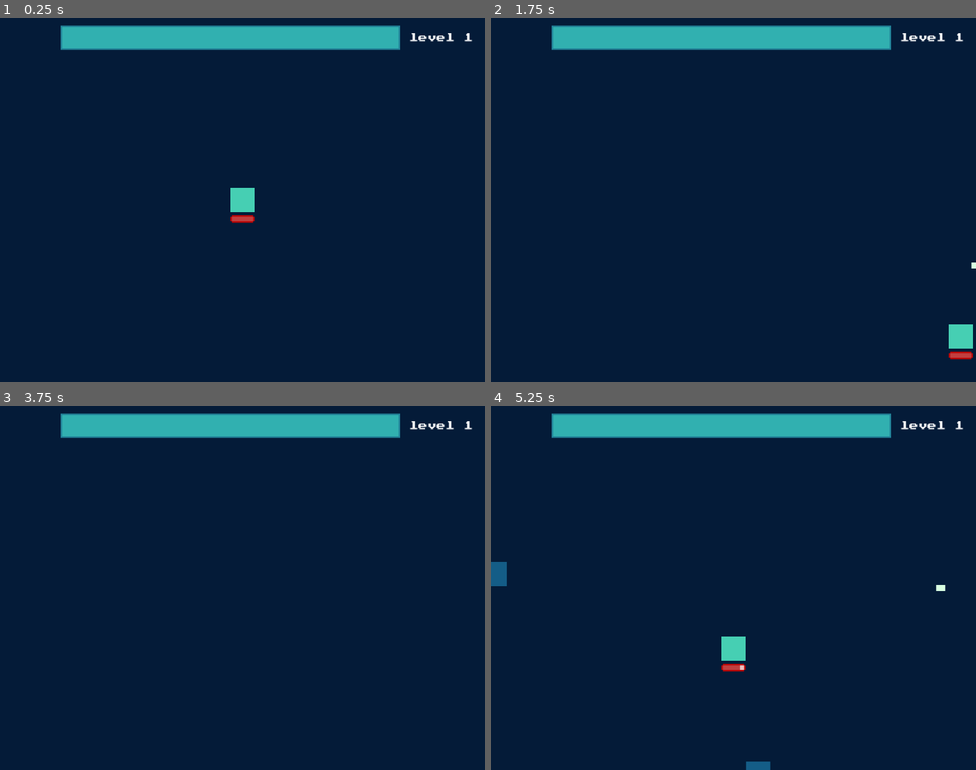
Above: before the commit, frames 1-4 (two rows, left to right).
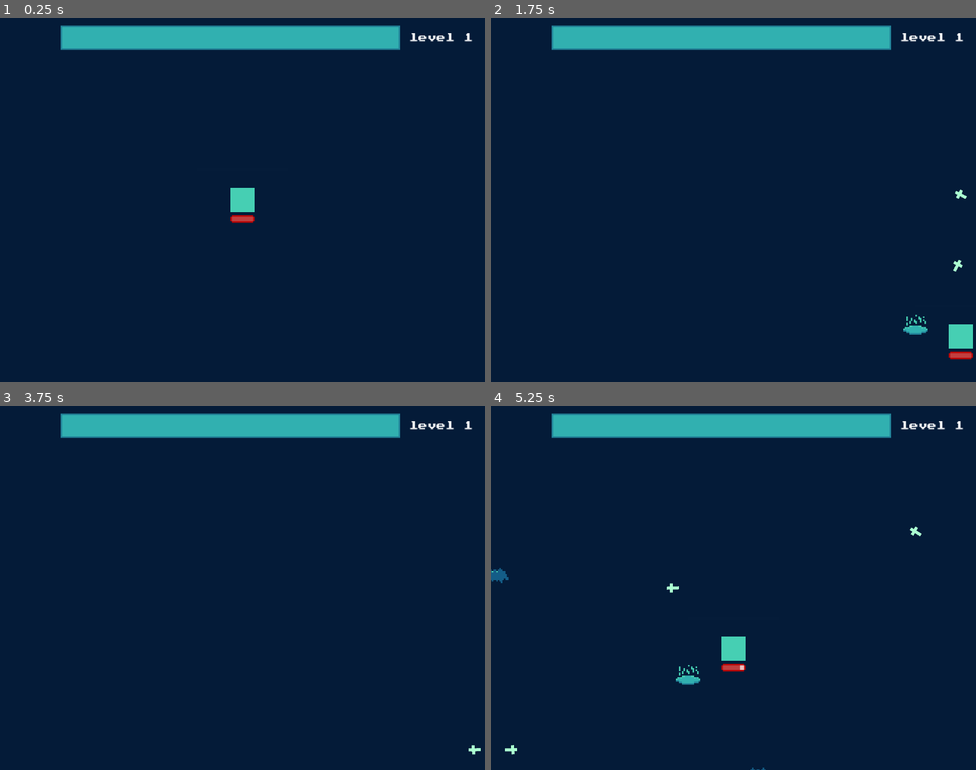
Above: after the commit, the same moments.

Repository: luisgthub/bheaven
Game: Godot game, scene res://main.tscn
The game is run twice, just before and just after one commit, with the same random seed, the same clock (stepped at 60 frames per second) and the same inputs.
Inputs:
- Up to frame 1 (0.25 s): no input
- Up to frame 2 (1.75 s): tap Enter at 0.5 s; hold D (right) 0.53-1.28 s; hold S (down) from 1.28 s (still down)
- Up to frame 3 (3.75 s): release S (down) at 2.03 s; hold D (right) 2.03-2.78 s; tap Space at 2.75 s; hold W (up) 2.78-3.53 s; tap Enter at 3.5 s; hold A (left) from 3.53 s (still down)
- Up to frame 4 (5.25 s): release A (left) at 5.03 s; hold S (down) from 5.03 s (still down)

The runs differ from the first frame. In frame 2, 0.2% of the frame differs, in the area x 85-100%, y 47-87%; in frame 3, less than 0.1%; in frame 4, 0.5%, in the area x 0-94%, y 33-100%.

Commit message:
Weapons created

Diff:
--- a/enemies/base_enemy.gd
+++ b/enemies/base_enemy.gd
@@ -37,7 +37,7 @@
 			explo.reparent(get_tree().current_scene)
 			explo.emitting = true
 			make_xp_drop()
-		queue_free()
+		call_deferred("queue_free")
 
 func _physics_process(delta: float) -> void:
 	target = Manager.player_pos
--- a/enemies/bat.tres
+++ b/enemies/bat.tres
@@ -1,12 +1,10 @@
 [gd_resource type="Resource" script_class="EnemyData" format=3 uid="uid://ddb72nf6k5equ"]
 
 [ext_resource type="Script" uid="uid://cetdhctxd4jpv" path="res://enemy_data.gd" id="1_s3307"]
-[ext_resource type="Texture2D" uid="uid://ci8gafb3qs5l3" path="res://player/enemy.png" id="2_hiv56"]
 
 [resource]
 script = ExtResource("1_s3307")
 enemy_name = "bat"
 life = 5
 damage = 5
-sprite = ExtResource("2_hiv56")
 metadata/_custom_type_script = "uid://cetdhctxd4jpv"
--- a/enemies/enemy.tscn
+++ b/enemies/enemy.tscn
@@ -3,22 +3,72 @@
 [ext_resource type="Script" uid="uid://drvwnjakpjhh1" path="res://enemies/base_enemy.gd" id="1_7frlh"]
 [ext_resource type="PackedScene" uid="uid://b32vmq0yu6a42" path="res://drop_xp.tscn" id="2_a6vjd"]
 [ext_resource type="Resource" uid="uid://ddb72nf6k5equ" path="res://enemies/bat.tres" id="2_orwns"]
+[ext_resource type="Texture2D" uid="uid://yiemehwpwa2d" path="res://assets/bat.png" id="4_a6vjd"]
 
-[sub_resource type="RectangleShape2D" id="RectangleShape2D_7frlh"]
-size = Vector2(12, 12)
+[sub_resource type="Animation" id="Animation_a6vjd"]
+length = 0.001
+tracks/0/type = "value"
+tracks/0/imported = false
+tracks/0/enabled = true
+tracks/0/path = NodePath("CharacterBody2D/Sprite2D:frame")
+tracks/0/interp = 1
+tracks/0/loop_wrap = true
+tracks/0/keys = {
+"times": PackedFloat32Array(0),
+"transitions": PackedFloat32Array(1),
+"update": 1,
+"values": [0]
+}
+
+[sub_resource type="Animation" id="Animation_07tka"]
+resource_name = "idle"
+length = 1.6
+loop_mode = 1
+tracks/0/type = "value"
+tracks/0/imported = false
+tracks/0/enabled = true
+tracks/0/path = NodePath("CharacterBody2D/Sprite2D:frame")
+tracks/0/interp = 1
+tracks/0/loop_wrap = true
+tracks/0/keys = {
+"times": PackedFloat32Array(0, 0.53, 1.07),
+"transitions": PackedFloat32Array(1, 1, 1),
+"update": 1,
+"values": [0, 1, 2]
+}
+
+[sub_resource type="AnimationLibrary" id="AnimationLibrary_3t1x0"]
+_data = {
+&"RESET": SubResource("Animation_a6vjd"),
+&"idle": SubResource("Animation_07tka")
+}
+
+[sub_resource type="RectangleShape2D" id="RectangleShape2D_3t1x0"]
+size = Vector2(16, 13)
 
 [node name="enemy" type="Node2D" unique_id=1684502755]
 z_index = 1
 
 [node name="CharacterBody2D" type="CharacterBody2D" parent="." unique_id=1037724616 groups=["enemy"]]
+collision_layer = 3
+collision_mask = 3
 script = ExtResource("1_7frlh")
 drop_scene = ExtResource("2_a6vjd")
 enemy_data = ExtResource("2_orwns")
 
+[node name="AnimationPlayer" type="AnimationPlayer" parent="CharacterBody2D" unique_id=775937202]
+root_node = NodePath("../..")
+libraries/ = SubResource("AnimationLibrary_3t1x0")
+autoplay = &"idle"
+speed_scale = 3.0
+
 [node name="CollisionShape2D" type="CollisionShape2D" parent="CharacterBody2D" unique_id=726865224]
-shape = SubResource("RectangleShape2D_7frlh")
+position = Vector2(0, 1.5)
+shape = SubResource("RectangleShape2D_3t1x0")
 
 [node name="Sprite2D" type="Sprite2D" parent="CharacterBody2D" unique_id=1984623401]
+texture = ExtResource("4_a6vjd")
+hframes = 3
 
 [node name="explosion" type="CPUParticles2D" parent="CharacterBody2D" unique_id=2114756749]
 z_index = 1
--- a/player/player.gd
+++ b/player/player.gd
@@ -1,6 +1,11 @@
 extends CharacterBody2D
 @export var proj_scene:PackedScene
+@export var candle_scene:PackedScene
+@export var water_scene:PackedScene
+@export var pierce_scene:PackedScene
 @export var dead_scene:PackedScene
+@onready var squad = $rotate_pivot/squad
+@onready var holyline = $holy_line
 const SPEED = 200.0
 @onready var lifebar = $lifebar/bar
 signal  xp_collected(value:int)
@@ -9,7 +14,10 @@
 	lifebar.max_value = 100
 	lifebar.min_value = 0
 	lifebar.value=100
+	squad.visible = true
+	#create_circle()
 	$Timer.start()
+	$rotate_timer.start()
 func _physics_process(delta: float) -> void:
 	lifebar.value
 	Manager.player_pos = global_position
@@ -21,14 +29,56 @@
 		velocity.y = move_toward(velocity.y, 0, SPEED)
 
 	move_and_slide()
-func create_projectile():
-	var inst = proj_scene.instantiate()
-	inst.global_position = $attack_pivot.global_position
-	print("coords",inst.global_position)
-	get_tree().current_scene.add_child(inst)
+func create_projectile(projectile_count:int,spread_angle:float):
+	var start_angle = spread_angle
+	var angle_offset = spread_angle/max(1,projectile_count-1)
+	for i in range(projectile_count):
+		var inst = proj_scene.instantiate()
+		inst.global_position = $attack_pivot.global_position
+		var current_angle = start_angle + (angle_offset*i)
+		inst.direction = Vector2.RIGHT.rotated(deg_to_rad(current_angle))
+		print("coords",inst.global_position)
+		get_tree().current_scene.add_child(inst)
 
+func create_orbit(projectile_count:int,spread_angle:float):
+	#for i in range(projectile_count):
+	var count = 0
+	count+=projectile_count
+	for i in range(count):
+		var inst = candle_scene.instantiate()
+		var local_position = squad.get_point_position(i)
+		inst.position = local_position
+		squad.add_child(inst)
+
+func create_water(projectile_count:int):
+	#for i in range(projectile_count):
+	var count = 0
+	count+=projectile_count
+	for i in range(count):
+		var inst = water_scene.instantiate()
+		var local_position = holyline.get_point_position(i)
+		inst.position = local_position
+		holyline.add_child(inst)
+
+func create_pierceshot(projectile_count:int,spread_angle:float):
+	var start_angle = spread_angle
+	var angle_offset = spread_angle/max(1,projectile_count-1)
+	for i in range(projectile_count):
+		var inst = pierce_scene.instantiate()
+		inst.global_position = $attack_pivot.global_position
+		var current_angle = start_angle + (angle_offset*i)
+		inst.direction = Vector2.RIGHT.rotated(deg_to_rad(current_angle))
+		#inst.connect("target_signal",_on_proj_timer_timeout)
+		print("coords",inst.global_position)
+		get_tree().current_scene.add_child(inst)
+func rotate_candle():
+	#rotacionar o squad
+	$rotate_pivot.rotate(20)
 func _on_proj_timer_timeout() -> void:
-	create_projectile()
+	#create_projectile(2,180)
+	#create_orbit(2,180)
+	create_water(1)
+	create_pierceshot(3,180)
 
 func dead_screen():
 	var inst = dead_scene.instantiate()
@@ -47,3 +97,7 @@
 		print("adiciona 1 á barra de xp")
 		emit_signal("xp_collected",10)
 		area.queue_free()
+
+
+func _on_rotate_timer_timeout() -> void:
+	rotate_candle()
--- a/player/player.tscn
+++ b/player/player.tscn
@@ -3,8 +3,11 @@
 [ext_resource type="Texture2D" uid="uid://dcaffkt6j5m8v" path="res://player/player.png" id="1_oul6g"]
 [ext_resource type="Script" uid="uid://c6grqxjsqwoll" path="res://player/player.gd" id="1_rkbax"]
 [ext_resource type="PackedScene" uid="uid://bauqpv8mvs7sy" path="res://weapons/basic-shot.tscn" id="2_g1dw6"]
+[ext_resource type="PackedScene" uid="uid://874y4n8mutni" path="res://weapons/candle-orbit.tscn" id="3_g6k8r"]
 [ext_resource type="PackedScene" uid="uid://yckknrwh1sy8" path="res://menus/game_over.tscn" id="3_qjkh3"]
+[ext_resource type="PackedScene" uid="uid://b00fu3me7s5o4" path="res://weapons/holywater.tscn" id="4_boad6"]
 [ext_resource type="PackedScene" uid="uid://cesuh68d0jqx5" path="res://ui/lifebar.tscn" id="4_yw30f"]
+[ext_resource type="PackedScene" uid="uid://dfmko8g1sdiqu" path="res://weapons/pierceshot.tscn" id="5_rgyib"]
 
 [sub_resource type="RectangleShape2D" id="RectangleShape2D_oul6g"]
 size = Vector2(14, 14)
@@ -14,6 +17,9 @@
 motion_mode = 1
 script = ExtResource("1_rkbax")
 proj_scene = ExtResource("2_g1dw6")
+candle_scene = ExtResource("3_g6k8r")
+water_scene = ExtResource("4_boad6")
+pierce_scene = ExtResource("5_rgyib")
 dead_scene = ExtResource("3_qjkh3")
 
 [node name="Sprite2D" type="Sprite2D" parent="." unique_id=1881971801]
@@ -31,6 +37,25 @@
 
 [node name="lifebar" parent="." unique_id=1122357772 instance=ExtResource("4_yw30f")]
 
+[node name="rotate_pivot" type="Marker2D" parent="." unique_id=1107691888]
+
+[node name="squad" type="Line2D" parent="rotate_pivot" unique_id=1570740695]
+position = Vector2(-20, -14.78125)
+scale = Vector2(1, 1.2187502)
+points = PackedVector2Array(0, 0, 40, 0, 40, 30, 0, 30)
+width = 1.0
+default_color = Color(1, 1, 1, 0)
+
+[node name="rotate_timer" type="Timer" parent="." unique_id=852958697]
+wait_time = 0.1
+
+[node name="holy_line" type="Line2D" parent="." unique_id=1250653693]
+position = Vector2(0, -10)
+points = PackedVector2Array(-30, -10, -10, -10, 10, -10, 30, -10)
+width = 2.0
+default_color = Color(1, 1, 1, 0.003921569)
+
 [connection signal="area_entered" from="Area2D" to="." method="_on_player_area_entered"]
 [connection signal="body_entered" from="Area2D" to="." method="_on_player_body_entered"]
 [connection signal="timeout" from="Timer" to="." method="_on_proj_timer_timeout"]
+[connection signal="timeout" from="rotate_timer" to="." method="_on_rotate_timer_timeout"]
--- a/project.godot
+++ b/project.godot
@@ -13,6 +13,8 @@
 config/name="basic"
 run/main_scene="uid://toqd84r8up7d"
 config/features=PackedStringArray("4.7", "Forward Plus")
+boot_splash/stretch_mode=0
+boot_splash/use_filter=false
 boot_splash/image="uid://cd63g66feeley"
 config/icon="res://icon.svg"
 
--- a/weapons/base_weapon.gd
+++ b/weapons/base_weapon.gd
@@ -2,6 +2,7 @@
 class_name base_weapon
 @onready var timer = $Timer
 var pierce:bool = false
+var ricochete:bool = false
 @export var weapon_damage = 0
 # Called when the node enters the scene tree for the first time.
 func _ready() -> void:
@@ -22,7 +23,7 @@
 	if body.is_in_group("enemy"):
 		if body.has_method("enemy_take_damage"):
 			body.enemy_take_damage(weapon_damage)
-			if not pierce:
-				queue_free()
+			if not pierce and not ricochete:
+				call_deferred("queue_free")
 			else:
 				pass
--- a/weapons/base_weapon.tscn
+++ b/weapons/base_weapon.tscn
@@ -4,14 +4,16 @@
 
 [node name="base_weapon" type="Area2D" unique_id=291626842]
 z_index = -1
+collision_layer = 2
 script = ExtResource("1_1ji47")
 
 [node name="Sprite2D" type="Sprite2D" parent="." unique_id=348010403]
+hframes = 3
 
 [node name="CollisionShape2D" type="CollisionShape2D" parent="." unique_id=1350964178]
 
 [node name="Timer" type="Timer" parent="." unique_id=436504801]
-wait_time = 0.5
+wait_time = 2.0
 autostart = true
 
 [node name="VisibleOnScreenNotifier2D" type="VisibleOnScreenNotifier2D" parent="." unique_id=925302724]
--- a/weapons/basic-shot.tscn
+++ b/weapons/basic-shot.tscn
@@ -5,6 +5,7 @@
 [ext_resource type="Texture2D" uid="uid://v5yyxwukcefq" path="res://weapons/basicshot.png" id="3_je8ng"]
 
 [sub_resource type="RectangleShape2D" id="RectangleShape2D_je8ng"]
+size = Vector2(8, 6)
 
 [node name="base_weapon" unique_id=291626842 instance=ExtResource("1_uvd17")]
 script = ExtResource("2_euurt")
--- a/weapons/basic_shot.gd
+++ b/weapons/basic_shot.gd
@@ -1,13 +1,18 @@
 extends base_weapon
-
+var direction = Vector2.RIGHT
 var time_to_die:float = 2.0
+var speed = 20
 func _ready() -> void:
 	super._ready() # Importante: não chama os outros itens
 	weapon_damage = 5 # Dano fixo do tiro básico
 
 func shoot_distance():
-	global_position.x+=10
+	global_position+=10*direction
 	pierce = false
+
+#func _physics_process(delta: float) -> void:
+#	global_position += direction*speed*delta
 func _on_trajetory_timer_timeout() -> void:
 	#print("soltei projetil")
 	shoot_distance()
+	pass
--- /dev/null
+++ b/weapons/candle-orbit.tscn
@@ -0,0 +1,58 @@
+[gd_scene format=3 uid="uid://874y4n8mutni"]
+
+[ext_resource type="PackedScene" uid="uid://cj6vlwjs604tp" path="res://weapons/base_weapon.tscn" id="1_7krky"]
+[ext_resource type="Script" uid="uid://b1p4tsqs55b6v" path="res://weapons/candle_orbit.gd" id="2_axjna"]
+[ext_resource type="Texture2D" uid="uid://c6ro4jeulkepj" path="res://assets/candle.png" id="3_7vg0r"]
+
+[sub_resource type="RectangleShape2D" id="RectangleShape2D_orwns"]
+size = Vector2(8, 15)
+
+[sub_resource type="Animation" id="Animation_v5cfn"]
+length = 0.001
+tracks/0/type = "value"
+tracks/0/imported = false
+tracks/0/enabled = true
+tracks/0/path = NodePath("Sprite2D:frame")
+tracks/0/interp = 1
+tracks/0/loop_wrap = true
+tracks/0/keys = {
+"times": PackedFloat32Array(0),
+"transitions": PackedFloat32Array(1),
+"update": 1,
+"values": [0]
+}
+
+[sub_resource type="Animation" id="Animation_7vg0r"]
+resource_name = "idle"
+length = 0.73333335
+tracks/0/type = "value"
+tracks/0/imported = false
+tracks/0/enabled = true
+tracks/0/path = NodePath("Sprite2D:frame")
+tracks/0/interp = 1
+tracks/0/loop_wrap = true
+tracks/0/keys = {
+"times": PackedFloat32Array(0, 0.23, 0.46666667),
+"transitions": PackedFloat32Array(1, 1, 1),
+"update": 1,
+"values": [0, 1, 2]
+}
+
+[sub_resource type="AnimationLibrary" id="AnimationLibrary_v5cfn"]
+_data = {
+&"RESET": SubResource("Animation_v5cfn"),
+&"idle": SubResource("Animation_7vg0r")
+}
+
+[node name="base_weapon" unique_id=291626842 instance=ExtResource("1_7krky")]
+script = ExtResource("2_axjna")
+
+[node name="Sprite2D" parent="." index="0" unique_id=348010403]
+texture = ExtResource("3_7vg0r")
+
+[node name="CollisionShape2D" parent="." index="1" unique_id=1350964178]
+position = Vector2(0, 0.5)
+shape = SubResource("RectangleShape2D_orwns")
+
+[node name="AnimationPlayer" type="AnimationPlayer" parent="." index="4" unique_id=45090302]
+libraries/ = SubResource("AnimationLibrary_v5cfn")
--- /dev/null
+++ b/weapons/candle_orbit.gd
@@ -0,0 +1,12 @@
+extends base_weapon
+
+
+# Called when the node enters the scene tree for the first time.
+func _ready() -> void:
+	super._ready() # Importante: não chama os outros itens
+	weapon_damage = 5 # Dano fixo do tiro básico
+
+
+# Called every frame. 'delta' is the elapsed time since the previous frame.
+func _process(delta: float) -> void:
+	pass
--- /dev/null
+++ b/weapons/holywater.gd
@@ -0,0 +1,20 @@
+extends base_weapon
+var direction = Vector2.DOWN
+# Called when the node enters the scene tree for the first time.
+func _ready() -> void:
+	super._ready() # Importante: não chama os outros itens
+	weapon_damage = 5 # Dano fixo do tiro básico
+var max_limit = 100
+func shoot_distance():
+	var movement=20
+	global_position.y+=movement
+	if global_position.y<=60:
+		queue_free()
+var speed =50
+func _physics_process(delta: float) -> void:
+	global_position.y +=speed*delta
+func _on_trajetory_timer_timeout() -> void:
+	#print("soltei projetil")
+	#shoot_distance()
+	call_deferred("queue_free")
+	pass
--- /dev/null
+++ b/weapons/holywater.tscn
@@ -0,0 +1,64 @@
+[gd_scene format=3 uid="uid://b00fu3me7s5o4"]
+
+[ext_resource type="PackedScene" uid="uid://cj6vlwjs604tp" path="res://weapons/base_weapon.tscn" id="1_6v5fn"]
+[ext_resource type="Texture2D" uid="uid://cfs7plbu4132k" path="res://assets/holywater.png" id="2_4ojue"]
+[ext_resource type="Script" uid="uid://bhkjwynf7t3yp" path="res://weapons/holywater.gd" id="2_i67vw"]
+
+[sub_resource type="RectangleShape2D" id="RectangleShape2D_i67vw"]
+size = Vector2(19, 18)
+
+[sub_resource type="Animation" id="Animation_i67vw"]
+length = 0.001
+tracks/0/type = "value"
+tracks/0/imported = false
+tracks/0/enabled = true
+tracks/0/path = NodePath("Sprite2D:frame")
+tracks/0/interp = 1
+tracks/0/loop_wrap = true
+tracks/0/keys = {
+"times": PackedFloat32Array(0),
+"transitions": PackedFloat32Array(1),
+"update": 1,
+"values": [0]
+}
+
+[sub_resource type="Animation" id="Animation_4ojue"]
+resource_name = "idle"
+length = 1.3666667
+loop_mode = 1
+tracks/0/type = "value"
+tracks/0/imported = false
+tracks/0/enabled = true
+tracks/0/path = NodePath("Sprite2D:frame")
+tracks/0/interp = 1
+tracks/0/loop_wrap = true
+tracks/0/keys = {
+"times": PackedFloat32Array(0, 0.44, 0.9),
+"transitions": PackedFloat32Array(1, 1, 1),
+"update": 1,
+"values": [0, 1, 2]
+}
+
+[sub_resource type="AnimationLibrary" id="AnimationLibrary_i67vw"]
+_data = {
+&"RESET": SubResource("Animation_i67vw"),
+&"idle": SubResource("Animation_4ojue")
+}
+
+[node name="base_weapon" unique_id=291626842 instance=ExtResource("1_6v5fn")]
+script = ExtResource("2_i67vw")
+
+[node name="Sprite2D" parent="." index="0" unique_id=348010403]
+texture = ExtResource("2_4ojue")
+
+[node name="CollisionShape2D" parent="." index="1" unique_id=1350964178]
+position = Vector2(-0.5, -1)
+shape = SubResource("RectangleShape2D_i67vw")
+
+[node name="Timer" parent="." index="2" unique_id=436504801]
+wait_time = 1.5
+
+[node name="AnimationPlayer" type="AnimationPlayer" parent="." index="4" unique_id=1392114902]
+libraries/ = SubResource("AnimationLibrary_i67vw")
+autoplay = &"idle"
+speed_scale = 3.0
--- /dev/null
+++ b/weapons/pierceshot.gd
@@ -0,0 +1,30 @@
+extends base_weapon
+var direction = Vector2.RIGHT
+var time_to_die:float = 2.0
+var speed = 200
+@onready var raycast = $RayCast2D
+var max_bounce:int = 3
+var velocity:Vector2 = Vector2.ZERO
+#signal target_signal(target_pos_value:Vector2)
+func _ready() -> void:
+	super._ready() # Importante: não chama os outros itens
+	weapon_damage = 5 # Dano fixo do tiro básico
+	ricochete=true
+	pierce=false
+
+	velocity = direction.rotated(rotation)*speed
+func _physics_process(delta: float) -> void:
+	global_position+=velocity*delta
+	rotation = velocity.angle()
+	$Sprite2D.rotate(deg_to_rad(2))
+	$CollisionShape2D.rotate(deg_to_rad(2))
+	if raycast.is_colliding():
+		global_position+=velocity*delta
+		var colision_normal = raycast.get_collision_normal()
+		velocity =velocity.bounce(colision_normal)
+		global_position += velocity.normalized()
+		max_bounce+=1
+		if max_bounce<=3:
+			call_deferred("queue_free")
+func _on_trajetory_timer_timeout() -> void:
+	call_deferred("queue_free")
--- /dev/null
+++ b/weapons/pierceshot.tscn
@@ -0,0 +1,30 @@
+[gd_scene format=3 uid="uid://dfmko8g1sdiqu"]
+
+[ext_resource type="PackedScene" uid="uid://cj6vlwjs604tp" path="res://weapons/base_weapon.tscn" id="1_doxf7"]
+[ext_resource type="Script" uid="uid://wb243trpbicd" path="res://weapons/pierceshot.gd" id="2_jki8q"]
+[ext_resource type="Texture2D" uid="uid://2cp5mdgmuo5q" path="res://assets/cross.png" id="2_mpi32"]
+
+[sub_resource type="RectangleShape2D" id="RectangleShape2D_mpi32"]
+size = Vector2(8, 10)
+
+[node name="base_weapon" unique_id=291626842 instance=ExtResource("1_doxf7")]
+collision_layer = 3
+collision_mask = 3
+script = ExtResource("2_jki8q")
+
+[node name="Sprite2D" parent="." index="0" unique_id=348010403]
+texture = ExtResource("2_mpi32")
+hframes = 1
+
+[node name="CollisionShape2D" parent="." index="1" unique_id=1350964178]
+shape = SubResource("RectangleShape2D_mpi32")
+
+[node name="Timer" parent="." index="2" unique_id=436504801]
+wait_time = 3.0
+
+[node name="RayCast2D" type="RayCast2D" parent="." index="4" unique_id=1963444068]
+target_position = Vector2(11, 0)
+collision_mask = 3
+collide_with_areas = true
+
+[connection signal="body_entered" from="." to="." method="_on_body_pierce_entered"]
Binary file added: assets/bat.aseprite
Binary file added: assets/bat.png
Not shown, added: assets/bat.png.import
Binary file added: assets/candle.aseprite
Binary file added: assets/candle.png
Not shown, added: assets/candle.png.import
Binary file added: assets/cross.aseprite
Binary file added: assets/cross.png
Not shown, added: assets/cross.png.import
Binary file added: assets/holywater.aseprite
Binary file added: assets/holywater.png
Not shown, added: assets/holywater.png.import
(and 9 more such lines)
